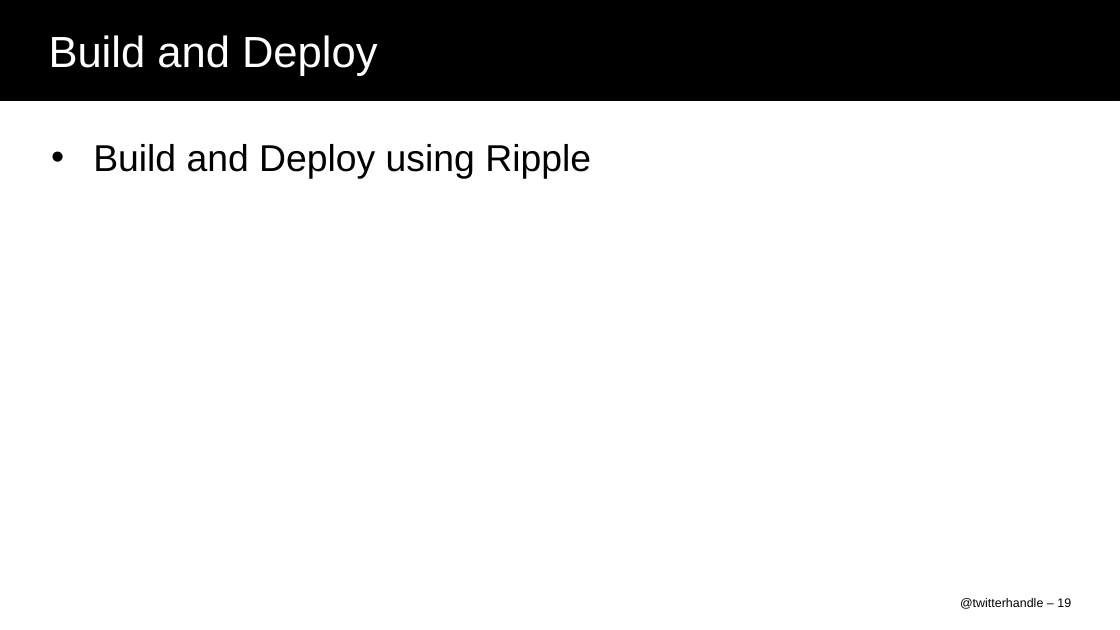
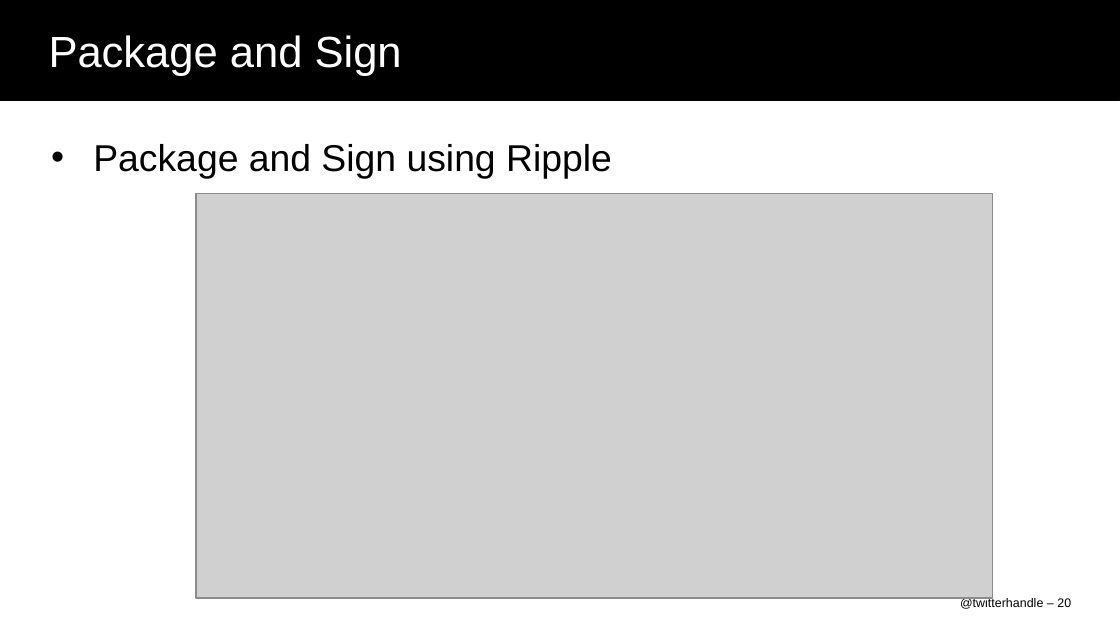
Before and after one commit to nukulb/devcon-demo, a slide deck: slide 20 of DEV51_DelCol.ppt (slide 19 before the commit). Drawn at 1120x630 pixels with LibreOffice and Linux fonts; fonts in the diff are those of the drawing; grey boxes stand for pictures; background and template pictures are left out. Boxes give left, top, right and bottom in pixels: in the first picture for what was removed or moved away, otherwise in the second. Text is boxed around its words. In the diff, an @@ line names an element or a change of style, - is before the commit and + after.

```diff
--- a/DEV51_DelCol.ppt
+++ b/DEV51_DelCol.ppt
@@ title at [49,35,402,76]: text changed @@
-Build and Deploy
+Package and Sign
@@ text at [93,144,612,179]: text changed @@
-• Build and Deploy using Ripple
+• Package and Sign using Ripple
@@ picture added at [196,194,992,598] @@
@@ page number at [960,598,1071,609]: text changed @@
-@twitterhandle – 19
+@twitterhandle – 20
```
Also in this commit, not shown: 7 other slides changed, 5 slides added, 3 slides removed.
